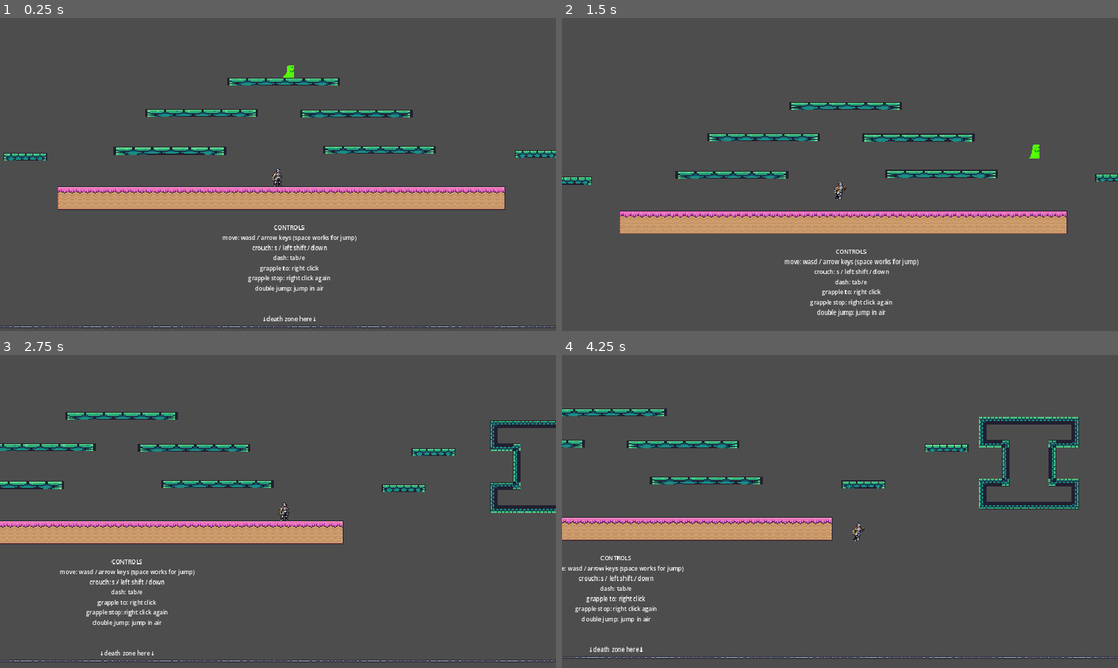
Above: before the commit, frames 1-4 (two rows, left to right).
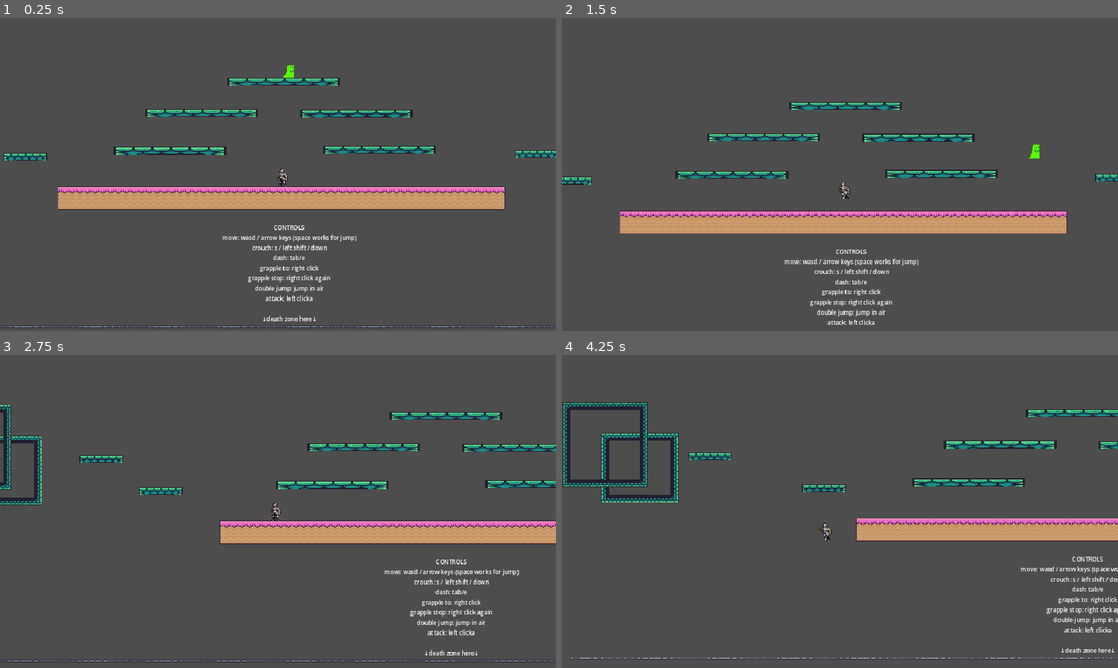
Above: after the commit, the same moments.

Repository: fancyamazon/Beat-the-Bot
Game: Godot game, scene res://scenes/game.tscn
Same seed, same stepped clock (60 frames per second), same inputs: the game is played once before the commit and once after it.
Inputs (mouse positions are in pixels of both pictures, inside the frame that each line leads up to):
- Up to frame 1 (0.25 s): no input
- Up to frame 2 (1.5 s): move the mouse to (962, 158) at 0.52 s; hold L (enemy_right) from 0.53 s (still down); click (962, 158) at 0.6 s; tap Space (jump) at 0.77 s; tap Q (attack, bound only before the commit) at 0.8, 1.35 s; move the mouse to (728, 190) at 1.27 s
- Up to frame 3 (2.75 s): tap Space (jump) at 1.52 s; tap Tab (dash) at 1.55, 2.1 s; move the mouse to (333, 442) at 2.02 s; release L (enemy_right) at 2.03 s; hold J (enemy_left) from 2.03 s (still down); click (333, 442) at 2.3 s
- Up to frame 4 (4.25 s): move the mouse to (812, 574) at 2.77 s; release J (enemy_left) at 2.78 s; hold L (enemy_right) from 2.78 s (still down); click (812, 574) at 2.85 s; tap Space (jump) at 3.02, 3.77 s; tap Q (attack, bound only before the commit) at 3.05, 3.6 s; move the mouse to (1006, 558) at 3.52 s; tap Tab (dash) at 3.8 s

The runs differ from the first frame. In frame 1, 0.2% of the frame differs, in the area x 47-57%, y 48-91%; in frame 2, 0.2%; in frame 3, 14%; in frame 4, 17%, in the area x 0-100%, y 15-98%.

Commit message:
Melee attacks w/ Health

Diff:
--- a/platformer2/project.godot
+++ b/platformer2/project.godot
@@ -64,7 +64,7 @@
 }
 attack={
 "deadzone": 0.5,
-"events": [Object(InputEventKey,"resource_local_to_scene":false,"resource_name":"","device":-1,"window_id":0,"alt_pressed":false,"shift_pressed":false,"ctrl_pressed":false,"meta_pressed":false,"pressed":false,"keycode":0,"physical_keycode":81,"key_label":0,"unicode":113,"location":0,"echo":false,"script":null)
+"events": [Object(InputEventMouseButton,"resource_local_to_scene":false,"resource_name":"","device":-1,"window_id":0,"alt_pressed":false,"shift_pressed":false,"ctrl_pressed":false,"meta_pressed":false,"button_mask":1,"position":Vector2(70, 17),"global_position":Vector2(89, 108),"factor":1.0,"button_index":1,"canceled":false,"pressed":true,"double_click":false,"script":null)
 ]
 }
 enemy_left={
--- a/platformer2/scenes/enemy.gd
+++ b/platformer2/scenes/enemy.gd
@@ -7,6 +7,10 @@
 var health = 100
 
 @onready var animated_sprite_2d: AnimatedSprite2D = $AnimatedSprite2D
+@onready var enemy_hurt_box: Area2D = $AnimatedSprite2D/EnemyHurtBox
+
+func _ready():
+	enemy_hurt_box.add_to_group("hurtbox")
 
 func _physics_process(delta: float) -> void:
 
--- a/platformer2/scenes/game.tscn
+++ b/platformer2/scenes/game.tscn
@@ -447,7 +447,7 @@
 grapple to: right click
 grapple stop: right click again
 double jump: jump in air
-
+attack: left clicka
 
 ↓death zone here↓"
 horizontal_alignment = 1
--- a/platformer2/scenes/player.tscn
+++ b/platformer2/scenes/player.tscn
@@ -259,7 +259,7 @@
 }]
 
 [sub_resource type="RectangleShape2D" id="RectangleShape2D_62wuq"]
-size = Vector2(20, 32)
+size = Vector2(45, 32)
 
 [sub_resource type="CapsuleShape2D" id="CapsuleShape2D_ewomo"]
 radius = 11.0
@@ -272,15 +272,19 @@
 
 [node name="AnimatedSprite2D" type="AnimatedSprite2D" parent="."]
 position = Vector2(5, -40)
+scale = Vector2(-1, 1)
 sprite_frames = SubResource("SpriteFrames_bwbuh")
 animation = &"running"
 autoplay = "idle"
 frame_progress = 0.335713
 
 [node name="PlayerHitBox" type="Area2D" parent="AnimatedSprite2D"]
+collision_layer = 2
+collision_mask = 2
+monitoring = false
 
 [node name="CollisionShape2D" type="CollisionShape2D" parent="AnimatedSprite2D/PlayerHitBox"]
-position = Vector2(12, 19)
+position = Vector2(24.5, 19)
 shape = SubResource("RectangleShape2D_62wuq")
 
 [node name="CollisionShape2D" type="CollisionShape2D" parent="."]
@@ -291,3 +295,8 @@
 [node name="DashTimer" type="Timer" parent="."]
 wait_time = 0.1
 one_shot = true
+
+[node name="AttackTimer" type="Timer" parent="."]
+
+[connection signal="area_entered" from="AnimatedSprite2D/PlayerHitBox" to="." method="_on_player_hit_box_area_entered"]
+[connection signal="timeout" from="AttackTimer" to="." method="_on_attack_timer_timeout"]
--- a/platformer2/scripts/player.gd
+++ b/platformer2/scripts/player.gd
@@ -14,7 +14,11 @@
 var can_dash = true
 var dash_direction = Vector2.ZERO
 var dash_timer = 0.0
-@onready var timer = $Timer  # Get the Timer node
+@onready var timer: Timer = $DashTimer # Get the Timer node
+
+var on_attack_cooldown = false
+var attack_cooldown = 0.5 # seconds
+@onready var attack_timer: Timer = $AttackTimer
 
 #grapple----
 var GRAPPLE_LENGTH = 200.0  # Adjust as needed
@@ -45,7 +49,7 @@
 		# Check if the player isn't moving (using a threshold for precision)
 		if dash_direction.length() < 0.1:  # Effectively not moving
 
-			if animated_sprite_2d.flip_h:  # Facing left (scale.x < 0)
+			if animated_sprite_2d.scale.x == -1:  # Facing left (scale.x < 0)
 				dash_direction = Vector2(-1, 0)  # Dash left
 			else:  # Facing right (scale.x > 0)
 				dash_direction = Vector2(1, 0)   # Dash right
@@ -85,6 +89,10 @@
 		velocity.y = JUMP_VELOCITY
 		can_double_jump = false # Disable until player lands
 
+	# Melee Attack
+	if Input.is_action_just_pressed("attack") and not on_attack_cooldown:
+		deal_damage()
+
 	# Reset mid-air jump when on the floor
 	if is_on_floor():
 		can_double_jump = true
@@ -94,10 +102,11 @@
 	# As good practice, you should replace UI actions with custom gameplay actions.
 	var direction := Input.get_axis("left", "right")
 	#animation facing direction
+
 	if direction >0:
-		animated_sprite_2d.flip_h=false
+		animated_sprite_2d.scale.x=1
 	elif direction<0:
-		animated_sprite_2d.flip_h=true
+		animated_sprite_2d.scale.x=-1
 
 
 	if direction:
@@ -130,3 +139,17 @@
 		print("Enemy died")
 	else:
 		print("Enemy health left: ", health)
+
+func deal_damage():
+	$AnimatedSprite2D/PlayerHitBox.monitoring = true
+	on_attack_cooldown = true
+	attack_timer.start(attack_cooldown)
+
+func _on_attack_timer_timeout() -> void:
+	$AnimatedSprite2D/PlayerHitBox.monitoring = false
+	on_attack_cooldown = false
+
+func _on_player_hit_box_area_entered(area: Area2D) -> void:
+	print(area, area.get_groups())
+	if area.is_in_group("hurtbox"):
+		area.owner.take_damage(5)
Not shown, added: platformer2/scenes/pla565E.tmp
Not shown, added: platformer2/scenes/pla8907.tmp
Not shown, added: platformer2/scenes/plaA644.tmp
